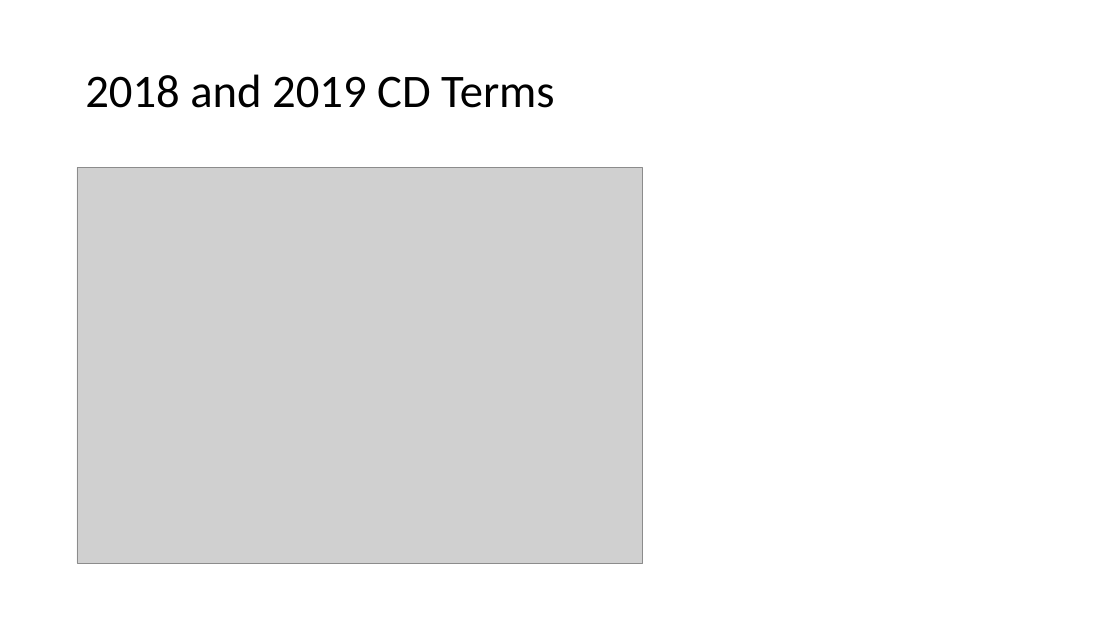
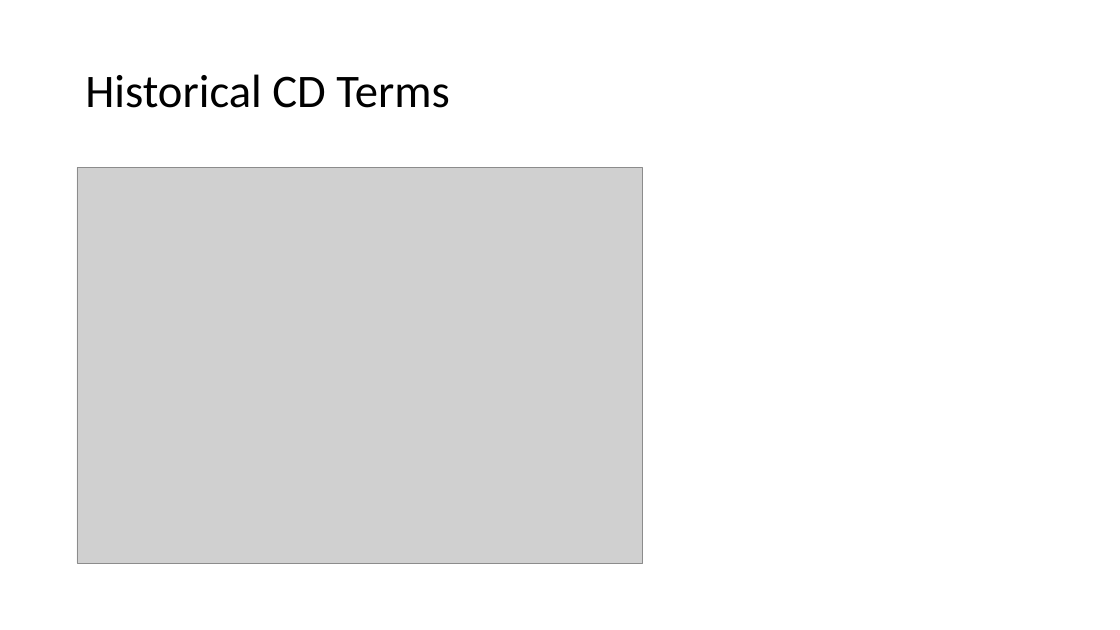
Before and after one commit to StephanieChew-nyc/Stephanie_Chew_Capstone_4, a slide deck: slide 6 of Stephanie_Chew_Capstone_4.pptx. Drawn at 1120x630 pixels with LibreOffice and Linux fonts; fonts in the diff are those of the drawing; grey boxes stand for pictures. Boxes give left, top, right and bottom in pixels: in the first picture for what was removed or moved away, otherwise in the second. Text is boxed around its words. In the diff, an @@ line names an element or a change of style, - is before the commit and + after.

```diff
--- a/Stephanie_Chew_Capstone_4.pptx
+++ b/Stephanie_Chew_Capstone_4.pptx
@@ title at <box>85,74,449,108</box>: text changed @@
-2018 and 2019 CD Terms
+Historical CD Terms
```
Also in this commit, not shown: 6 other files.
